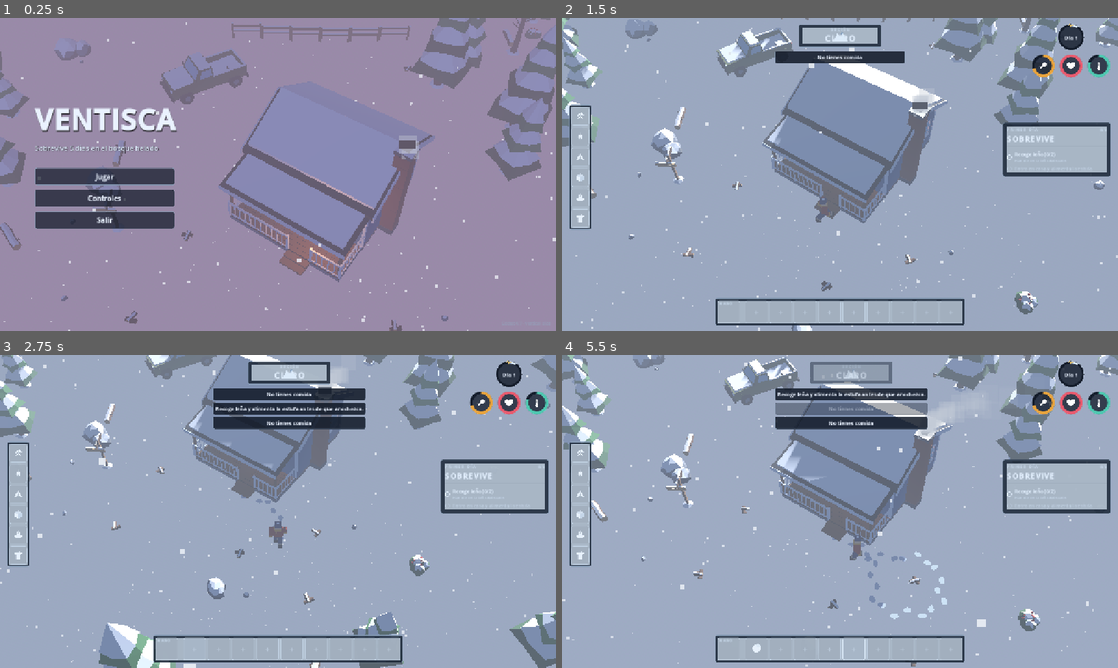
Above: before the commit, frames 1-4 (two rows, left to right).
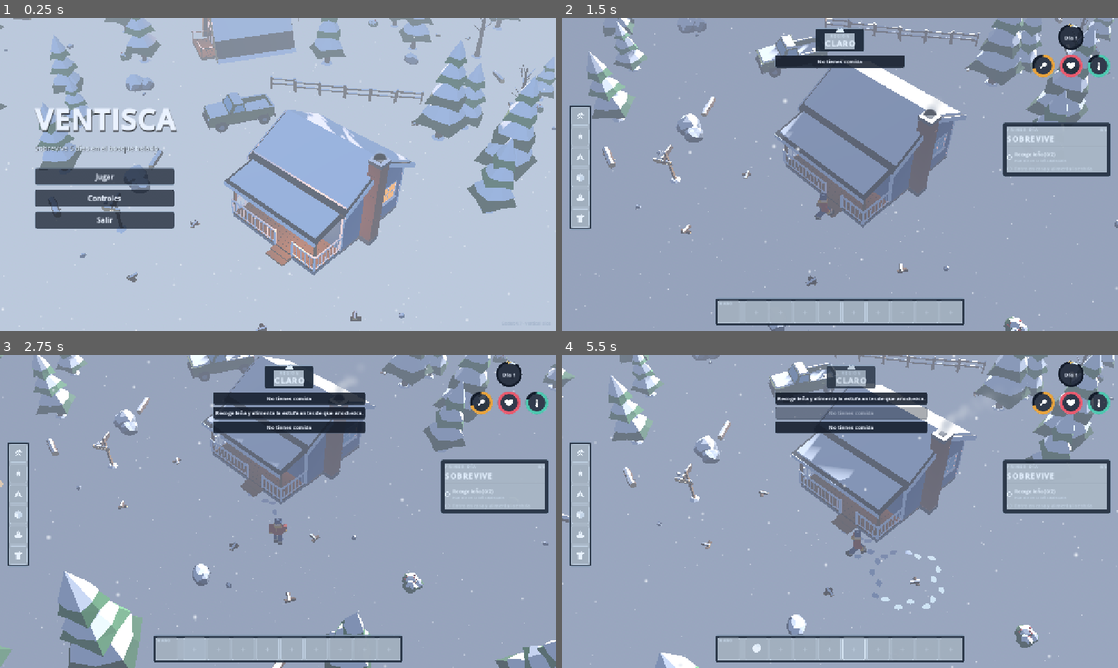
Above: after the commit, the same moments.

Repository: SrBatai/Quotas
Game: Godot game, scene res://scenes/main/main_menu.tscn
The game is run twice, just before and just after one commit, with the same random seed, the same clock (stepped at 60 frames per second) and the same inputs.
Inputs (mouse positions are in pixels of both pictures, inside the frame that each line leads up to):
- Up to frame 1 (0.25 s): no input
- Up to frame 2 (1.5 s): click "Jugar" at 0.5 s; tap Enter at 1.25 s; move the mouse to (728, 312) at 1.27 s; hold D (move_right) from 1.28 s (still down); hold F (eat) from 1.28 s (still down); click (728, 312) at 1.42 s
- Up to frame 3 (2.75 s): tap Shift (run) at 1.55, 2.1 s; move the mouse to (194, 649) at 2.02 s; release D (move_right) at 2.03 s; release F (eat) at 2.03 s; hold S (move_back) from 2.03 s (still down); click (194, 649) at 2.17 s; tap F (eat) at 2.3 s
- Up to frame 4 (5.5 s): move the mouse to (778, 649) at 2.77 s; release S (move_back) at 2.78 s; hold D (move_right) 2.78-3.53 s; hold Space (attack) 2.78-3.53 s; click (778, 649) at 2.92 s; tap Shift (run) at 3.05, 4.55 s; move the mouse to (806, 649) at 3.52 s; hold W (move_forward) 3.53-4.28 s; tap F (eat) at 3.6, 5.3 s; click (806, 649) at 3.67 s; move the mouse to (828, 649) at 4.27 s; hold R (interact) 4.28-5.03 s; hold A (move_left) from 4.28 s (still down); click (828, 649) at 4.42 s; right-click (828, 649) at 4.9 s; move the mouse to (851, 649) at 5.02 s; click (851, 649) at 5.1 s

The runs differ from the first frame. In frame 1, 92% of the frame differs, in the area x 0-100%, y 0-100%; in frame 2, 15%; in frame 3, 19%; in frame 4, 19%.

Commit message:
Add gameplay, zombies and weapons research for open-world expansion
Co-Authored-By: Claude Opus 5.5 <noreply@anthropic.com>
Claude-Session: https://claude.ai/code/session_01X31j4asUzccwM8XEVi5Qf2

Diff:
--- a/winter-survival/scenes/ui/region_banner.tscn
+++ b/winter-survival/scenes/ui/region_banner.tscn
@@ -2,5 +2,5 @@
 
 [ext_resource type="Script" path="res://scripts/ui/region_banner.gd" id="1"]
 
-[node name="RegionBanner" type="PanelContainer"]
+[node name="RegionBanner" type="Control"]
 script = ExtResource("1")
--- a/winter-survival/scripts/data/balance.gd
+++ b/winter-survival/scripts/data/balance.gd
@@ -43,8 +43,8 @@
 const TURN_SPEED := 12.0
 const INTERACT_RANGE := 2.2
 const AUTO_WALK_TIMEOUT := 8.0
-const CAMERA_PITCH_DEG := -52.0
-const CAMERA_YAW_DEG := 35.0
+const CAMERA_PITCH_DEG := -48.0
+const CAMERA_YAW_DEG := 45.0
 const CAMERA_DIST := 27.0
 const CAMERA_DIST_MIN := 16.0
 const CAMERA_DIST_MAX := 38.0
--- a/winter-survival/scripts/data/regions.gd
+++ b/winter-survival/scripts/data/regions.gd
@@ -13,7 +13,7 @@
 const LAKE_CENTER := Vector2(-42, 30)
 const LAKE_RADIUS := 20.0
 const TRUCK_POS := Vector2(-11, -3)
-const SIGNPOST_POS := Vector2(-7, 8)
+const SIGNPOST_POS := Vector2(-6.5, 9.5)
 
 
 static func name_at(x: float, z: float) -> String:
--- a/winter-survival/scripts/effects/fire_effect.gd
+++ b/winter-survival/scripts/effects/fire_effect.gd
@@ -3,8 +3,8 @@
 ## Flames + smoke (CPUParticles3D) + flickering OmniLight. Works in Compatibility.
 
 @export var scale_factor: float = 1.0
-@export var light_range: float = 9.0
-@export var light_energy: float = 2.0
+@export var light_range: float = 11.0
+@export var light_energy: float = 4.5
 
 var flames: CPUParticles3D
 var smoke: CPUParticles3D
@@ -12,9 +12,28 @@
 var _active: bool = true
 
 
+static var _soft_tex: ImageTexture
+
+
+## 32x32 radial soft dot (alpha) so untextured quads read as flakes / glows.
+static func soft_dot_texture() -> ImageTexture:
+	if _soft_tex != null:
+		return _soft_tex
+	var img := Image.create(32, 32, false, Image.FORMAT_RGBA8)
+	for y in 32:
+		for x in 32:
+			var d := Vector2(x + 0.5, y + 0.5).distance_to(Vector2(16, 16)) / 16.0
+			var a := clampf(1.0 - d, 0.0, 1.0)
+			a = a * a * (3.0 - 2.0 * a)
+			img.set_pixel(x, y, Color(1, 1, 1, a))
+	_soft_tex = ImageTexture.create_from_image(img)
+	return _soft_tex
+
+
 static func make_particle_material(additive: bool) -> StandardMaterial3D:
 	var m := StandardMaterial3D.new()
 	m.shading_mode = BaseMaterial3D.SHADING_MODE_UNSHADED
+	m.albedo_texture = soft_dot_texture()
 	m.vertex_color_use_as_albedo = true
 	m.transparency = BaseMaterial3D.TRANSPARENCY_ALPHA
 	m.blend_mode = BaseMaterial3D.BLEND_MODE_ADD if additive else BaseMaterial3D.BLEND_MODE_MIX
@@ -88,7 +107,7 @@
 	light.light_color = Color("#FFB454")
 	light.base_energy = light_energy
 	light.omni_range = light_range
-	light.omni_attenuation = 1.4
+	light.omni_attenuation = 1.1
 	light.position = Vector3(0, 0.5 * scale_factor, 0)
 	add_child(light)
 	set_active(_active)
--- a/winter-survival/scripts/effects/snowfall.gd
+++ b/winter-survival/scripts/effects/snowfall.gd
@@ -10,7 +10,8 @@
 func _ready() -> void:
 	var mat := StandardMaterial3D.new()
 	mat.shading_mode = BaseMaterial3D.SHADING_MODE_UNSHADED
-	mat.albedo_color = Color("#F1F5FA", 0.9)
+	mat.albedo_color = Color("#F1F5FA", 0.95)
+	mat.albedo_texture = FireEffect.soft_dot_texture()
 	mat.transparency = BaseMaterial3D.TRANSPARENCY_ALPHA
 	mat.billboard_mode = BaseMaterial3D.BILLBOARD_ENABLED
 	mat.disable_receive_shadows = true
@@ -29,7 +30,7 @@
 	p.lifetime = lifetime
 	p.preprocess = lifetime
 	p.emission_shape = CPUParticles3D.EMISSION_SHAPE_BOX
-	p.emission_box_extents = Vector3(20, 10, 20)
+	p.emission_box_extents = Vector3(22, 7, 22)
 	p.direction = Vector3(0, -1, 0)
 	p.spread = 30.0
 	p.initial_velocity_min = vel * 0.5
@@ -37,7 +38,7 @@
 	p.gravity = gravity
 	p.scale_amount_min = 1.0
 	p.scale_amount_max = 1.6
-	p.mesh = FireEffect.make_quad((smin + smax) * 0.5 * 1.6, mat)
+	p.mesh = FireEffect.make_quad((smin + smax) * 0.5 * 2.2, mat)
 	p.cast_shadow = GeometryInstance3D.SHADOW_CASTING_SETTING_OFF
 	return p
 
@@ -61,4 +62,4 @@
 		target = rig.global_position
 	else:
 		target = cam.global_position + (-cam.global_basis.z) * 12.0
-	global_position = Vector3(target.x, target.y + 8.0, target.z)
+	global_position = Vector3(target.x, target.y + 6.0, target.z)
--- a/winter-survival/scripts/player/tool_holder.gd
+++ b/winter-survival/scripts/player/tool_holder.gd
@@ -38,8 +38,8 @@
 	if is_torch:
 		torch_fire = FireEffect.new()
 		torch_fire.scale_factor = 0.35
-		torch_fire.light_range = 6.0
-		torch_fire.light_energy = 1.6
+		torch_fire.light_range = 7.0
+		torch_fire.light_energy = 2.5
 		var anchor: Node3D = tool_model.find_child("FlameAnchor", true, false)
 		if anchor != null:
 			anchor.add_child(torch_fire)
--- a/winter-survival/scripts/ui/main_menu.gd
+++ b/winter-survival/scripts/ui/main_menu.gd
@@ -9,7 +9,7 @@
 	Input.mouse_mode = Input.MOUSE_MODE_VISIBLE
 	GameState.is_running = false
 	GameState.is_game_over = false
-	GameState.set_time(1, 19.3)
+	GameState.set_time(1, 17.75)
 	var layer := $UI as CanvasLayer
 	var root := Control.new()
 	root.theme = UiTheme.get_theme()
--- a/winter-survival/scripts/ui/pause_menu.gd
+++ b/winter-survival/scripts/ui/pause_menu.gd
@@ -42,6 +42,13 @@
 	visible = false
 
 
+func _unhandled_input(event: InputEvent) -> void:
+	# game.gd is pausable, so the resume key is handled here (process_mode ALWAYS)
+	if visible and event.is_action_pressed("pause"):
+		resume()
+		get_viewport().set_input_as_handled()
+
+
 func open() -> void:
 	visible = true
 	GameState.set_paused(true)
--- a/winter-survival/scripts/ui/region_banner.gd
+++ b/winter-survival/scripts/ui/region_banner.gd
@@ -1,38 +1,53 @@
 class_name RegionBanner
-extends PanelContainer
-## Top-center "REGIÓN / NOMBRE" banner; full opacity for 3 s after a change, then 55 %.
+extends Control
+## Top-center "REGIÓN / NOMBRE" banner with a mountain icon riding on the top edge.
+## Full opacity for 3 s after a change, then dimmed.
 
+var panel: PanelContainer
 var _name_label: Label
-var _timer: float = 0.0
 var _tween: Tween
 
 
 func _ready() -> void:
 	theme = UiTheme.get_theme()
 	mouse_filter = Control.MOUSE_FILTER_IGNORE
-	add_theme_stylebox_override("panel", UiTheme.flat_box(UiTheme.PANEL_BG, UiTheme.BORDER, 1, 3, 8))
-	custom_minimum_size = Vector2(190, 0)
+	panel = PanelContainer.new()
+	panel.mouse_filter = Control.MOUSE_FILTER_IGNORE
+	var sb := UiTheme.flat_box(Color("#1E2A3A", 0.94), UiTheme.BORDER, 1, 3, 8)
+	sb.content_margin_top = 12
+	sb.content_margin_bottom = 6
+	sb.content_margin_left = 22
+	sb.content_margin_right = 22
+	panel.add_theme_stylebox_override("panel", sb)
+	panel.set_anchors_preset(Control.PRESET_FULL_RECT)
+	panel.offset_top = 10
+	add_child(panel)
 	var vb := VBoxContainer.new()
-	vb.add_theme_constant_override("separation", 0)
+	vb.add_theme_constant_override("separation", -2)
 	vb.mouse_filter = Control.MOUSE_FILTER_IGNORE
-	add_child(vb)
+	panel.add_child(vb)
 	var small := UiTheme.label("REGIÓN", 8, UiTheme.TEXT_2, false, true, true)
 	small.horizontal_alignment = HORIZONTAL_ALIGNMENT_CENTER
 	vb.add_child(small)
 	_name_label = UiTheme.label("CLARO", 18, UiTheme.TEXT, false, true, true)
 	_name_label.horizontal_alignment = HORIZONTAL_ALIGNMENT_CENTER
 	vb.add_child(_name_label)
-	var icon := UiIcons.make("mountain", 22, Color("#DCEBFA"))
+	UiTheme.add_ice_edge(panel)
+	var icon := UiIcons.make("mountain", 24, Color("#DCEBFA"))
 	icon.set_anchors_preset(Control.PRESET_CENTER_TOP)
-	icon.offset_left = -11
-	icon.offset_right = 11
-	icon.offset_top = -13
-	icon.offset_bottom = 9
-	icon.grow_horizontal = Control.GROW_DIRECTION_BOTH
-	add_child.call_deferred(icon)
-	UiTheme.add_ice_edge(self)
-	modulate.a = 0.55
+	icon.offset_left = -12
+	icon.offset_right = 12
+	icon.offset_top = 0
+	icon.offset_bottom = 24
+	add_child(icon)
+	panel.minimum_size_changed.connect(_update_min)
+	_update_min()
+	modulate.a = 0.8
 	Events.region_changed.connect(show_region)
+
+
+func _update_min() -> void:
+	custom_minimum_size = panel.get_combined_minimum_size() + Vector2(0, 10)
 
 
 func show_region(region_name: String) -> void:
@@ -40,7 +55,6 @@
 	if _tween != null and _tween.is_valid():
 		_tween.kill()
 	modulate.a = 1.0
-	scale = Vector2(1.0, 1.0)
 	_tween = create_tween()
 	_tween.tween_interval(3.0)
-	_tween.tween_property(self, "modulate:a", 0.55, 0.6)
+	_tween.tween_property(self, "modulate:a", 0.8, 0.6)
--- a/winter-survival/scripts/world/a_frame.gd
+++ b/winter-survival/scripts/world/a_frame.gd
@@ -14,8 +14,8 @@
 			Vector3(-3.0, 0, 3.5), Vector3(3.0, 0, 3.5), Vector3(0, 6.0, 3.5)]))
 	_light = OmniLight3D.new()
 	_light.light_color = Color("#FFB454")
-	_light.omni_range = 6.0
-	_light.light_energy = 1.2
+	_light.omni_range = 8.0
+	_light.light_energy = 2.5
 	_light.shadow_enabled = false
 	_light.position = Vector3(-0.7, 3.0, -3.9)
 	add_child(_light)
@@ -24,6 +24,6 @@
 
 
 func _on_time(_day: int, hour: float, _night: bool) -> void:
-	var dark := hour >= 18.5 or hour < 6.5
+	var dark := hour >= 17.5 or hour < 6.5
 	_light.visible = dark
 	Assets.override_named(_model, "window", Assets.get_glow_material() if dark else null)
--- a/winter-survival/scripts/world/cabin.gd
+++ b/winter-survival/scripts/world/cabin.gd
@@ -93,7 +93,7 @@
 
 func _update_lighting() -> void:
 	var hour := GameState.hour
-	var dark := hour >= 18.5 or hour < 6.5
+	var dark := hour >= 17.5 or hour < 6.5
 	var glow := stove_on and dark
 	if glow != _glow_on:
 		_glow_on = glow
@@ -104,10 +104,10 @@
 	smoke.set_active(stove_on)
 	if dark:
 		interior_light.visible = true
-		interior_light.light_energy = 0.9 if stove_on else 0.15
+		interior_light.light_energy = 1.8 if stove_on else 0.3
 	else:
 		interior_light.visible = stove_on
-		interior_light.light_energy = 0.35
+		interior_light.light_energy = 0.6
 
 
 func get_door_anchor() -> Node3D:
--- a/winter-survival/scripts/world/day_night.gd
+++ b/winter-survival/scripts/world/day_night.gd
@@ -4,10 +4,13 @@
 
 const KEYS := {
 	# hour: sky_top, sky_horizon, ground, ambient, ambient_energy, fog_color, fog_density, sky_energy
-	0.0: [Color("#0B1A33"), Color("#1F3358"), Color("#16233B"), Color("#2B3D62"), 0.75, Color("#16233B"), 0.020, 0.25],
-	6.0: [Color("#3E4C7A"), Color("#E0A886"), Color("#7C8AA6"), Color("#6D7FA6"), 0.75, Color("#9FA9C2"), 0.014, 0.6],
+	0.0: [Color("#0B1A33"), Color("#1F3358"), Color("#16233B"), Color("#4A5C82"), 0.9, Color("#1C2A47"), 0.020, 0.25],
+	5.0: [Color("#0B1A33"), Color("#1F3358"), Color("#16233B"), Color("#4A5C82"), 0.9, Color("#1C2A47"), 0.020, 0.25],
+	6.5: [Color("#3E4C7A"), Color("#E0A886"), Color("#7C8AA6"), Color("#7C8CB0"), 0.85, Color("#9FA9C2"), 0.014, 0.6],
 	12.0: [Color("#7FB3E6"), Color("#D6E6F5"), Color("#C9D8EA"), Color("#8EB0DC"), 0.95, Color("#C9D8EA"), 0.010, 1.0],
-	19.5: [Color("#6A4C93"), Color("#F2A65A"), Color("#8A7A9A"), Color("#7A78A8"), 0.7, Color("#B0A2BE"), 0.014, 0.7],
+	18.5: [Color("#7FA6DC"), Color("#E8D8C8"), Color("#B8C6DA"), Color("#8AA6D0"), 0.9, Color("#C0CCDE"), 0.011, 0.9],
+	19.5: [Color("#4E4A80"), Color("#E8A470"), Color("#7E7C98"), Color("#7E86A8"), 0.75, Color("#A9AEC4"), 0.014, 0.6],
+	20.8: [Color("#0B1A33"), Color("#1F3358"), Color("#16233B"), Color("#4A5C82"), 0.9, Color("#1C2A47"), 0.020, 0.25],
 }
 const BLIZZARD_FOG := Color("#B8C4D3")
 const BLIZZARD_FOG_DENSITY := 0.06
@@ -76,7 +79,7 @@
 
 
 static func _lerp_keys(hour: float) -> Array:
-	var keys := [0.0, 6.0, 12.0, 19.5, 24.0]
+	var keys := [0.0, 5.0, 6.5, 12.0, 18.5, 19.5, 20.8, 24.0]
 	var h := fmod(hour, 24.0)
 	for i in keys.size() - 1:
 		var a: float = keys[i]
@@ -108,7 +111,7 @@
 		var warm := clampf(elev / 8.0, 0.0, 1.0)
 		sun.light_color = Color("#FFB070").lerp(Color("#FFF4E0"), warm)
 	if moon != null:
-		var m := 0.32 * (1.0 - clampf(elev / 8.0, 0.0, 1.0))
+		var m := 0.45 * (1.0 - clampf(elev / 8.0, 0.0, 1.0))
 		moon.light_energy = m * (1.0 - 0.5 * blizzard_blend)
 		moon.visible = m > 0.01
 	if env == null or env.environment == null:
--- a/winter-survival/scripts/world/lantern.gd
+++ b/winter-survival/scripts/world/lantern.gd
@@ -11,9 +11,9 @@
 	add_child(_model)
 	light = LightFlicker.new()
 	light.light_color = Color("#FFB454")
-	light.base_energy = 1.4
-	light.omni_range = 7.0
-	light.omni_attenuation = 1.2
+	light.base_energy = 3.0
+	light.omni_range = 9.0
+	light.omni_attenuation = 1.1
 	light.amount = 0.12
 	add_child(light)
 	var anchor: Node3D = _model.find_child("LightAnchor", true, false)
@@ -23,6 +23,6 @@
 
 
 func _on_time(_day: int, hour: float, _night: bool) -> void:
-	var dark := hour >= 18.5 or hour < 6.5
+	var dark := hour >= 17.5 or hour < 6.5
 	light.visible = dark
 	Assets.override_named(_model, "window", Assets.get_glow_material() if dark else null)
--- a/winter-survival/scripts/world/wood_stove.gd
+++ b/winter-survival/scripts/world/wood_stove.gd
@@ -34,9 +34,9 @@
 	light = LightFlicker.new()
 	light.name = "Light"
 	light.light_color = Color("#FF9A3C")
-	light.base_energy = 1.6
-	light.omni_range = 5.0
-	light.omni_attenuation = 1.3
+	light.base_energy = 2.5
+	light.omni_range = 6.0
+	light.omni_attenuation = 1.2
 	add_child(light)
 	embers = CPUParticles3D.new()
 	embers.amount = 10
--- a/winter-survival/scripts/world/world.gd
+++ b/winter-survival/scripts/world/world.gd
@@ -116,10 +116,10 @@
 func _setup_menu_camera() -> void:
 	_menu_camera = Camera3D.new()
 	_menu_camera.name = "MenuCamera"
-	_menu_camera.fov = 32.0
+	_menu_camera.fov = 34.0
 	add_child(_menu_camera)
-	var focus := Vector3(-2.0, terrain.get_height(0, 0) + 1.5, 2.0)
-	var offset := Vector3(0.36, 0.72, 0.51).normalized() * 26.0
+	var focus := Vector3(-3.0, terrain.get_height(0, 0) + 1.0, 1.0)
+	var offset := Vector3(0.54, 0.62, 0.54).normalized() * 30.0
 	_menu_camera.global_position = focus + offset
 	_menu_camera.look_at(focus, Vector3.UP)
 	_menu_camera.current = true
--- a/winter-survival/tests/screenshot.gd
+++ b/winter-survival/tests/screenshot.gd
@@ -8,11 +8,14 @@
 func _initialize() -> void:
 	var preset := "day"
 	var out_path := "/tmp/ventisca_shot.png"
+	var flags: Array[String] = []
 	for a in OS.get_cmdline_user_args():
 		if a.begins_with("--preset="):
 			preset = a.substr(9)
 		elif a.begins_with("--out="):
 			out_path = a.substr(6)
+		elif a.begins_with("--"):
+			flags.append(a.substr(2))
 	Engine.max_fps = 60
 	var script: GDScript = load("res://tests/screenshot_steps.gd")
 	if script == null or not script.can_instantiate():
@@ -20,6 +23,7 @@
 		quit(1)
 		return
 	_body = script.new()
+	_body.flags = flags
 	_body.run(self, preset, out_path)
 	var t := create_timer(600.0)
 	t.timeout.connect(func() -> void:
--- a/winter-survival/tests/screenshot_steps.gd
+++ b/winter-survival/tests/screenshot_steps.gd
@@ -2,6 +2,7 @@
 ## Screenshot preset body (loaded at runtime by tests/screenshot.gd).
 
 var tree: SceneTree
+var flags: Array[String] = []  # debug flags: noshadow, noambient
 
 var preset: String = "day"
 var out_path: String = "/tmp/ventisca_shot.png"
@@ -59,11 +60,19 @@
 				Inventory.add(&"hacha", 1)
 				Inventory.add(&"madera", 6)
 				Inventory.add(&"piedra", 6)
-				player.global_position = world.cabin.global_position + Vector3(0.6, 0.6, -0.4)
-				player.get_node("Visual").rotation.y = PI * 0.5
+				player.global_position = world.cabin.global_position + Vector3(-1.3, 0.6, 0.5)
+				player.get_node("Visual").rotation.y = -PI * 0.5
 				world.get_node("WolfSpawner").enabled = false
 				var storage_panel: StoragePanel = game.get_node("UI/StoragePanel")
 				storage_panel.open(world.cabin.get_node("Cabinet").get_node("Storage"))
+		if flags.has("noshadow"):
+			(world.get_node("Sun") as DirectionalLight3D).shadow_enabled = false
+		if flags.has("noambient"):
+			(world.get_node("Env") as WorldEnvironment).environment.ambient_light_energy = 0.0
+		var sun := world.get_node("Sun") as DirectionalLight3D
+		print("sun dir=%s energy=%.2f visible=%s shadow=%s color=%s" % [-sun.global_transform.basis.z, sun.light_energy, sun.visible, sun.shadow_enabled, sun.light_color])
+		var env := (world.get_node("Env") as WorldEnvironment).environment
+		print("ambient=%s energy=%.2f fog=%.3f" % [env.ambient_light_color, env.ambient_light_energy, env.fog_density])
 		GameState.is_running = false  # freeze the clock for a stable shot
 		var rig := CameraRig.active()
 		if rig != null:
Not shown, added: winter-survival/docs/research/01_mundo_abierto_tecnologia.md
Not shown, added: winter-survival/docs/research/02_jugabilidad_zombies_armas.md
